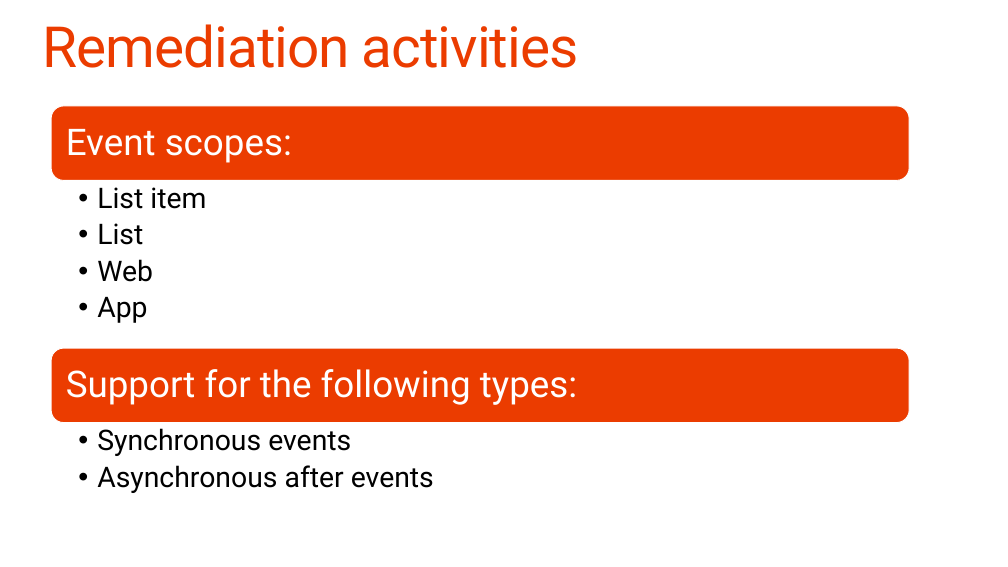
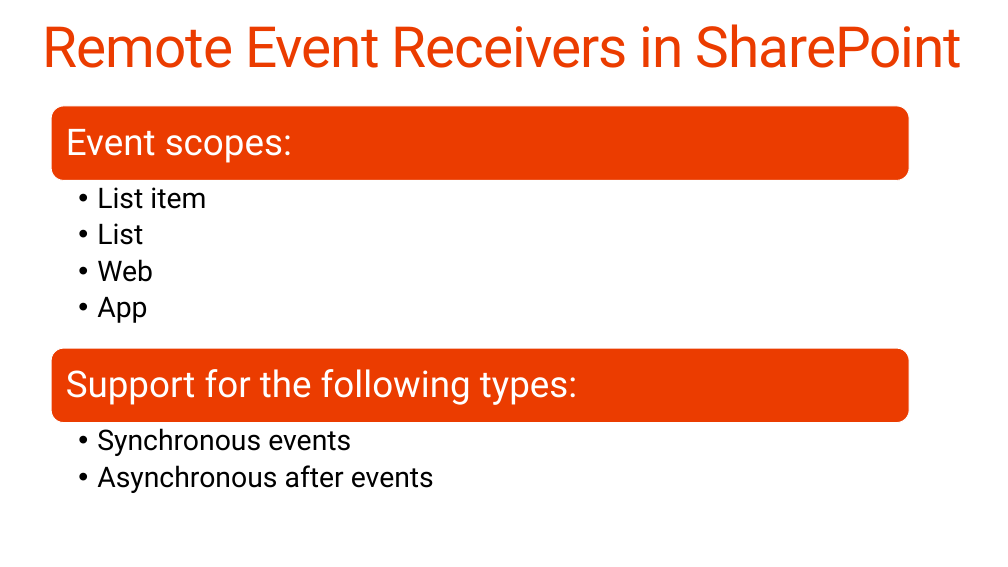
Before and after one commit to OfficeDev/TrainingContent, a slide deck: slide 21 of O3658/05 Using Remote Event Receivers and Remote Timer Jobs/5_RemoteTimersEvents.pptx. Drawn at 1008x567 pixels with LibreOffice and Linux fonts; fonts in the diff are those of the drawing; background and template pictures are left out. Boxes give left, top, right and bottom in pixels: in the first picture for what was removed or moved away, otherwise in the second. Text is boxed around its words. In the diff, an @@ line names an element or a change of style, - is before the commit and + after.

```diff
--- a/O3658/05 Using Remote Event Receivers and Remote Timer Jobs/5_RemoteTimersEvents.pptx
+++ b/O3658/05 Using Remote Event Receivers and Remote Timer Jobs/5_RemoteTimersEvents.pptx
@@ title at box(43, 24, 963, 68): text changed @@
-Remediation activities
+Remote Event Receivers in SharePoint
```
Also in this commit, not shown: 8 other slides changed.
